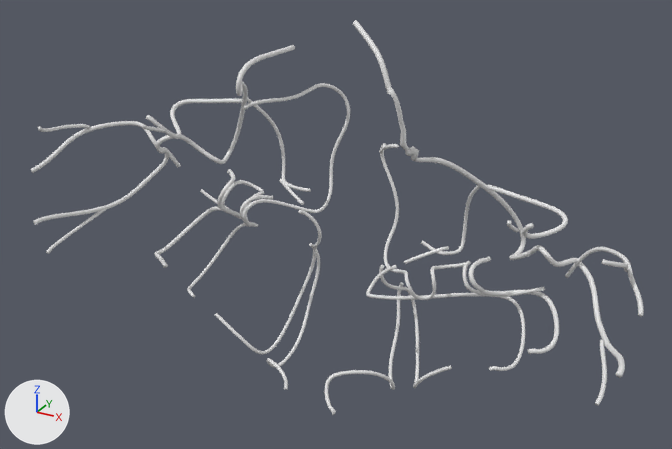
What one commit did to the glTF model dist/assets/skullbase-v3/tb_posterior_inferior_cerebellar_artery_fitted_course.cleared.glb.
One viewpoint serves both versions: a 50 mm camera at (64.9, -92.3, 3.9) aimed at (0.1, 25.4, -54.9). The lights are fixed; the arrows at lower left show +X, +Y and +Z. The older version comes first. Both versions are drawn at full value of the shape key 'farLateralBack' of 'R'; the numbers are the values there. Materials are left out; every surface is plain grey.

Names of what the first picture shows: 'L', 'R'.
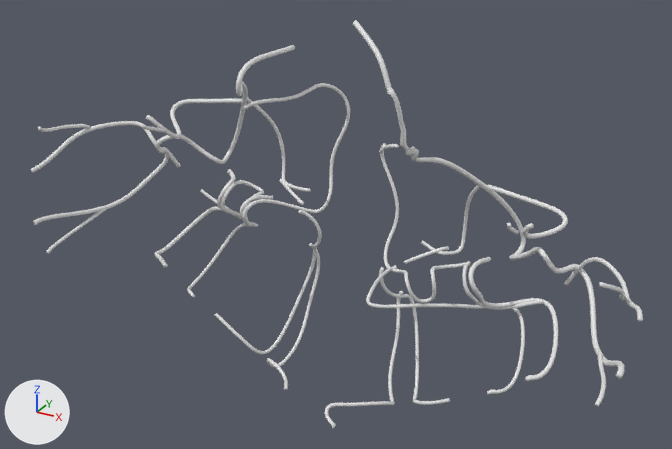
What differs and where, as boxes (x1, y1, x2, y2) in the pictures (672 x 449 px; the box of a moved part takes in the faces that stretch with it):
'R', reshaped
    before: (324, 20, 644, 415)
    after: (325, 20, 643, 428)
part 1 of me_r, moved or reshaped
    before: (595, 339, 607, 406)
    after: (594, 354, 606, 407)
part 2 of me_r, moved or reshaped
    before: (602, 259, 629, 272)
    after: (599, 282, 625, 300)
part 3 of me_r, moved or reshaped
    before: (324, 245, 644, 415)
    after: (325, 247, 643, 428)

The change in detail:
me_r is used by ob_r; location (24.1, 18.9, -53.0); scale (30.2, 30.2, 30.2).
me_r had 8434 vertices, 16816 faces and spanned x -0.76..0.85, y -0.32..0.74, z -1.0..1.0.
me_r now has 8434 vertices, 16816 faces and spans x -0.76..0.85, y -0.32..0.74, z -1.08..1.0.
me_r part 1: the loose piece of 210 vertices spanning x 0.64..0.75, y -0.32..0.08, z -0.36..-0.27 is multiplied about its middle by the matrix ((0.979, 0.014, -0.105), (0.005, 0.969, 0.176), (0.106, -0.176, 0.963)), then moved by (0.0, 0.0, -0.04).
me_r part 2: the loose piece of 186 vertices spanning x 0.65..0.73, y -0.18..0.13, z 0.06..0.23 is scaled about its middle by (1, 1, 1.27), then moved by (0.0, 0.0, -0.12).
me_r part 3: 4805 of 8434 vertices moved; they spanned x -0.69..0.85, y -0.28..0.69, z -1.0..0.09 and now span x -0.69..0.85, y -0.28..0.69, z -1.08..0.03; mean shift (0.0, 0.0, -0.07); largest move (-0.58, 0.03, -0.78) -> (-0.58, 0.03, -0.99).
Other edits to the shape of me_r do not show in these pictures.
